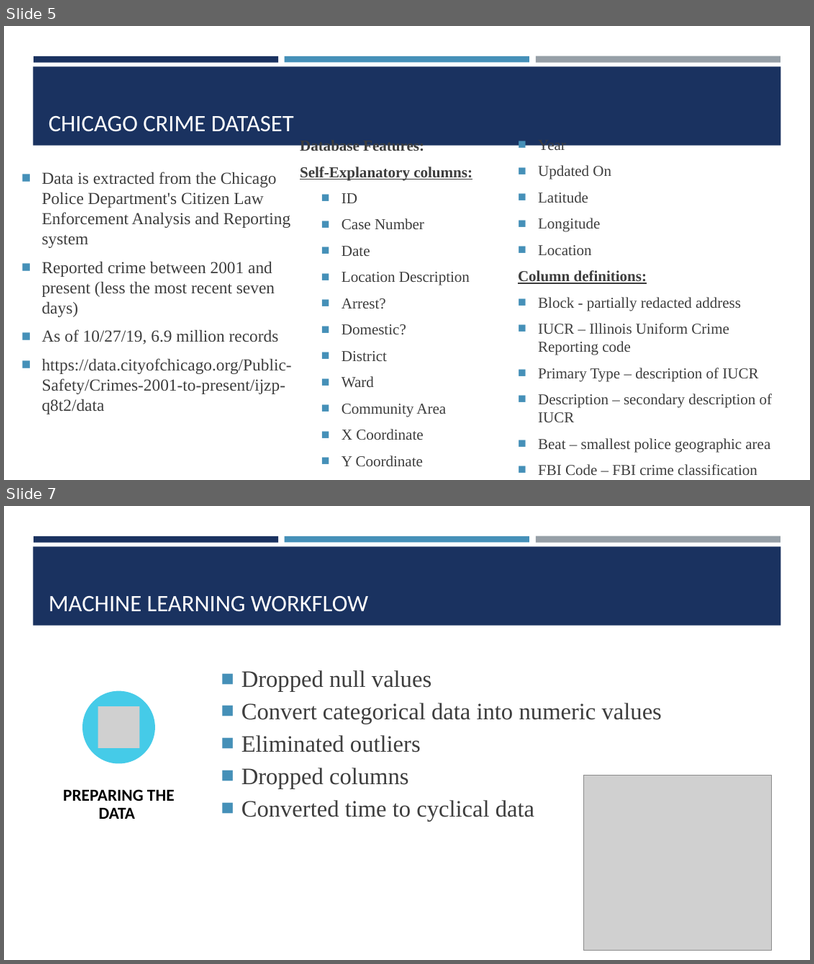
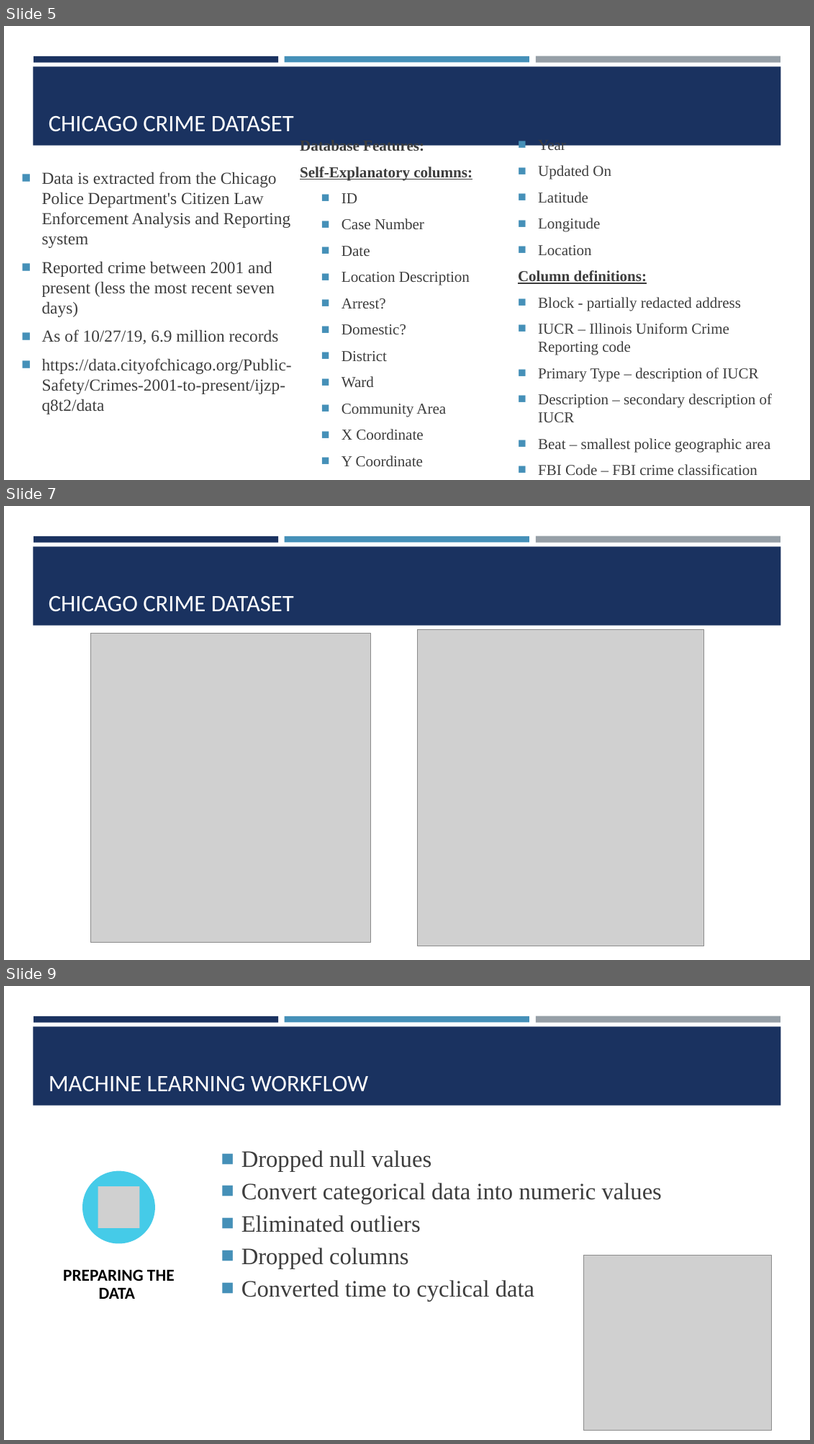
Before and after one commit to divyatv/MachineLearning_ChicagoCrime, a slide deck: Machine_Learning_Chicago_Crime_Dataset.pptx. Shown one above the other, each under a label of ours: slides 5 and 7 before the commit, slides 5, 7 and 9 after it; the slides between them are not shown. The pictures are 814x964 and 814x1444 pixels, drawn with LibreOffice and Linux fonts; fonts in the diff are those of the drawing; grey boxes stand for pictures. Boxes give left, top, right and bottom in pixels: in the first picture for what was removed or moved away, otherwise in the second. Text is boxed around its words. In the diff, an @@ line names an element or a change of style, - is before the commit and + after.

```diff
--- a/Machine_Learning_Chicago_Crime_Dataset.pptx
+++ b/Machine_Learning_Chicago_Crime_Dataset.pptx
@@ slide 7 added at <box>4,506,810,960</box>, background #FFFFFF; not listed: 4 template elements that a slide beside it also shows @@
@@ title added at <box>49,596,294,612</box>, 28 pt, text #FFFFFF @@
+CHICAGO CRIME DATASET
@@ picture added at <box>91,633,370,942</box> @@
@@ picture added at <box>418,629,705,946</box> @@
@@ what was slide 7 is now slide 9 @@
```
Also in this commit, not shown: 7 slides changed, 1 other slide added, 19 other files.
